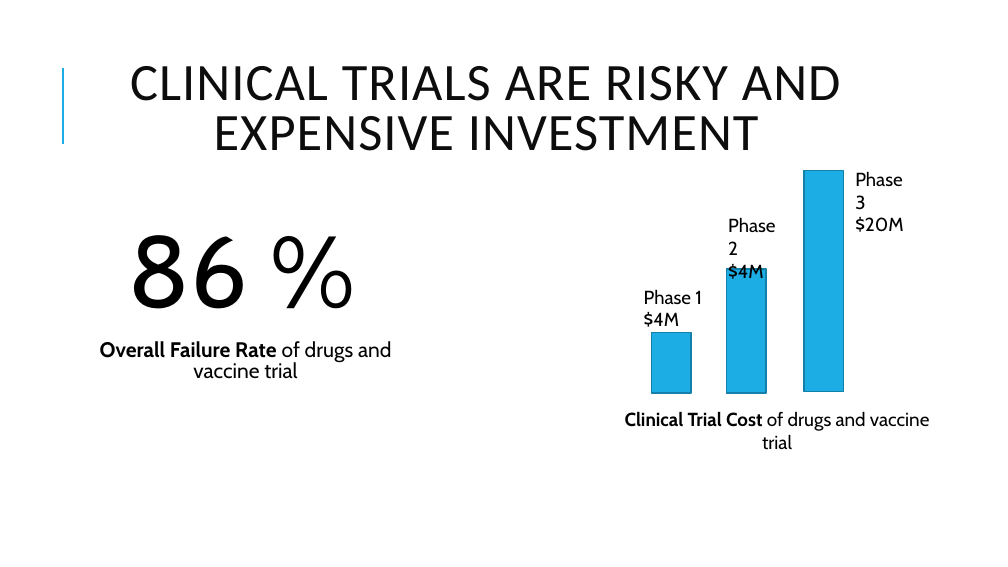
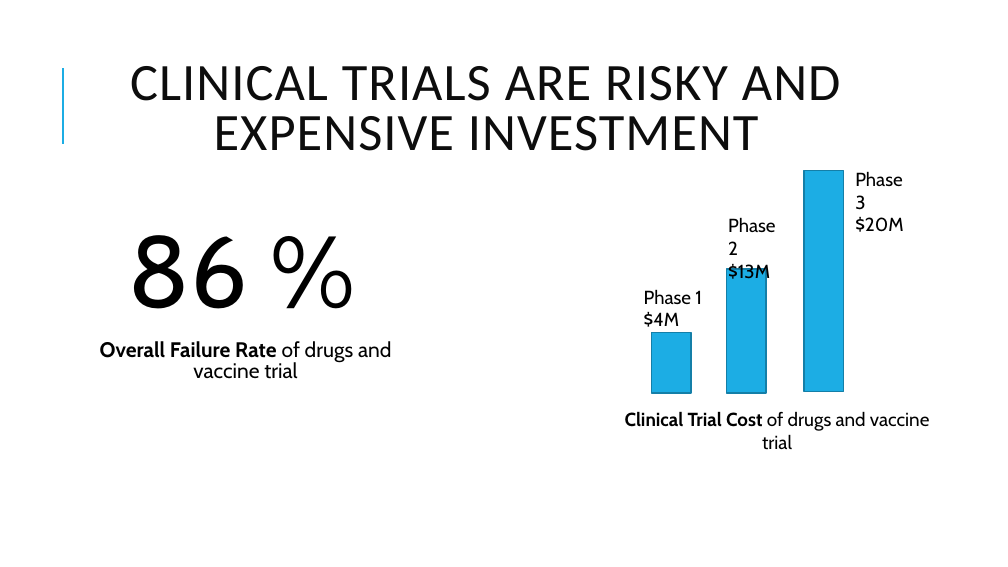
Before and after one commit to sigkarmoil/Clinical_Trial_Machine_Learning, a slide deck: slide 2 of Resources/Clinical Trial.pptx. Drawn at 1008x567 pixels with LibreOffice and Linux fonts; fonts in the diff are those of the drawing. Boxes give left, top, right and bottom in pixels: in the first picture for what was removed or moved away, otherwise in the second. Text is boxed around its words. In the diff, an @@ line names an element or a change of style, - is before the commit and + after.

```diff
--- a/Resources/Clinical Trial.pptx
+++ b/Resources/Clinical Trial.pptx
@@ text at [728, 262, 770, 283]: text changed @@
-$4M
+$13M
```
Also in this commit, not shown: 4 other slides changed, 4 slides added, 3 slides removed.
